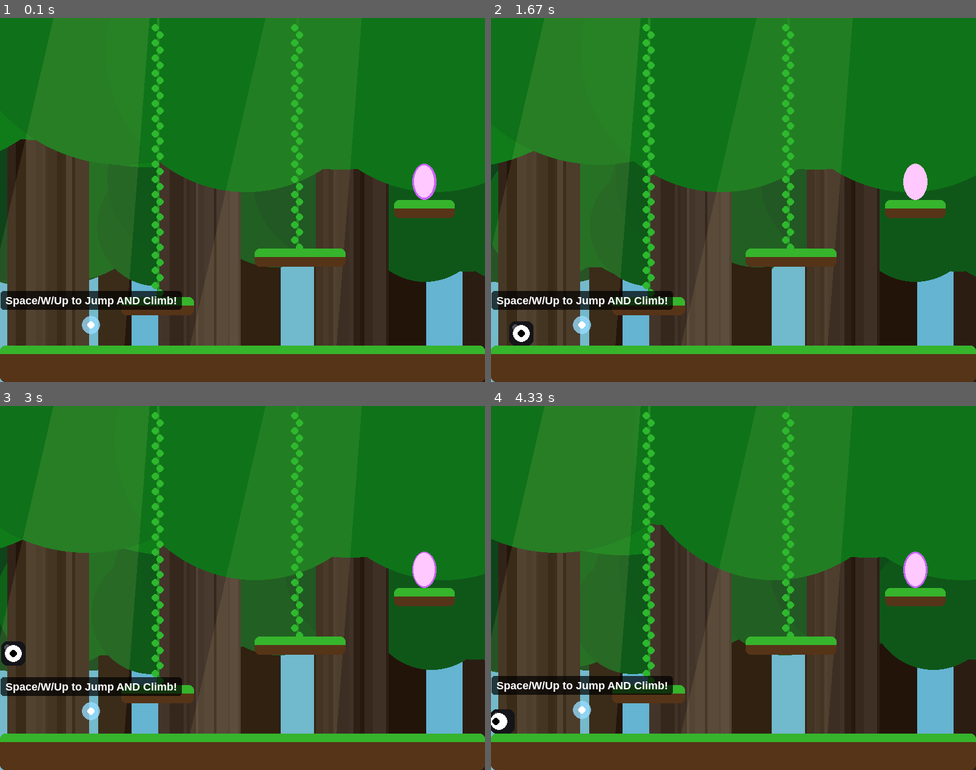
Above: before the commit, frames 1-4 (two rows, left to right).
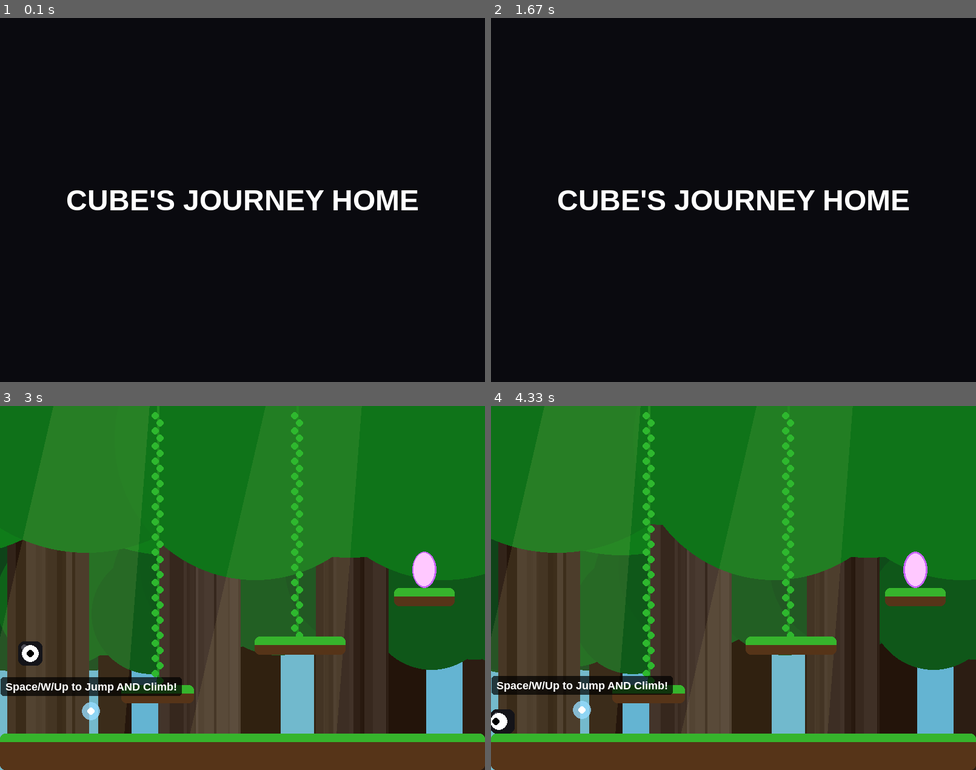
Above: after the commit, the same moments.

Repository: ClassicIdiot12/PYGAME-Vibe-Code
Game: pygame game, started from VIBE Coding.py
The game is run twice, just before and just after one commit, with the same random seed, the same clock (stepped at 60 frames per second) and the same inputs.
Inputs (mouse positions are in pixels of both pictures, inside the frame that each line leads up to):
- Up to frame 1 (0.1 s): no input
- Up to frame 2 (1.67 s): no input
- Up to frame 3 (3 s): hold R 1.83-2.37 s; hold Left 1.83-2.37 s; click (242, 591) at 2.45 s, where only the run after the commit has a clickable "PLAY"; tap Space at 2.73 s
- Up to frame 4 (4.33 s): hold Left 3.07-3.6 s; hold Left from 3.97 s (still down)

The runs differ from the first frame. In frame 1, 99% of the frame differs, in the area x 0-100%, y 0-100%; in frame 2, 99%; in frame 3, 0.5%; in frame 4, nothing differs.

Commit message:
Update VIBE Coding.py

Diff:
--- a/VIBE Coding.py
+++ b/VIBE Coding.py
@@ -15,11 +15,38 @@
 
 vec = pygame.math.Vector2
 font = pygame.font.SysFont('Arial', 18, bold=True)
-title_font = pygame.font.SysFont('Arial', 48, bold=True) # New font for the victory screen
+title_font = pygame.font.SysFont('Arial', 48, bold=True)
+btn_font = pygame.font.SysFont('Arial', 24, bold=True)
 
 env_colors = {
     "sky": (100, 180, 210), "dirt": (86, 52, 24), "grass": (54, 180, 44)
 }
+
+# --- UI Classes ---
+class Button:
+    def __init__(self, x, y, w, h, text):
+        self.rect = pygame.Rect(x, y, w, h)
+        self.text = text
+        self.color = (60, 60, 70)
+        self.hover_color = (100, 150, 255)
+
+    def draw(self, surface):
+        mouse_pos = pygame.mouse.get_pos()
+        is_hovered = self.rect.collidepoint(mouse_pos)
+        current_color = self.hover_color if is_hovered else self.color
+
+        pygame.draw.rect(surface, current_color, self.rect, border_radius=8)
+        pygame.draw.rect(surface, (30, 30, 35), self.rect.inflate(-6, -6), border_radius=6)
+
+        text_surf = btn_font.render(self.text, True, current_color if is_hovered else (200, 200, 200))
+        text_rect = text_surf.get_rect(center=self.rect.center)
+        surface.blit(text_surf, text_rect)
+
+    def is_clicked(self, event):
+        if event.type == pygame.MOUSEBUTTONDOWN and event.button == 1:
+            if self.rect.collidepoint(event.pos):
+                return True
+        return False
 
 # --- Visual Effects Classes ---
 class Particle:
@@ -380,6 +407,7 @@
 
         if self.is_climbing: self.acc.y = 0
 
+        # X-AXIS
         if keys[pygame.K_LEFT] or keys[pygame.K_a]: self.acc.x, input_dir.x = -self.ACCEL, -1
         if keys[pygame.K_RIGHT] or keys[pygame.K_d]: self.acc.x, input_dir.x = self.ACCEL, 1
 
@@ -396,6 +424,7 @@
         if self.pos.x < self.width / 2: self.pos.x, self.vel.x = self.width / 2, self.vel.x * -0.5
         elif self.pos.x > WIDTH - self.width / 2: self.pos.x, self.vel.x = WIDTH - self.width / 2, self.vel.x * -0.5
 
+        # Y-AXIS
         if keys[pygame.K_UP] or keys[pygame.K_w]: input_dir.y = -1
         if keys[pygame.K_DOWN] or keys[pygame.K_s]: input_dir.y = 1
 
@@ -411,7 +440,7 @@
         for hit in pygame.sprite.spritecollide(self, trampolines, False):
             if self.vel.y > 0 and self.rect.bottom <= hit.rect.centery + 15:
                 self.rect.bottom = hit.rect.top
-                self.vel.y = self.JUMP_POWER * 2.0
+                self.vel.y = self.JUMP_POWER * 2.0 # Extra boost for the boss!
                 self.is_climbing = False
             self.pos.y = self.rect.bottom
 
@@ -461,7 +490,6 @@
 player = Player()
 platforms, vines, hazards, trampolines, cannons, projectiles, npcs, portals, scenery = [pygame.sprite.Group() for _ in range(9)]
 boss_entity = None
-game_state = 'playing'
 
 def load_level(level_num):
     global boss_entity
@@ -520,6 +548,7 @@
         boss_entity = SpiderBoss(WIDTH//2, 20)
         player.spawn_point = vec(WIDTH//2, HEIGHT - 100)
 
+    # Syncing Partner's Levels!
     elif level_num == 7:
         env_colors.update({"sky": (150, 200, 250), "dirt": (200, 200, 220), "grass": (220, 220, 250)})
         platforms.add(Platform(0, HEIGHT - 60, 100, 60), Platform(WIDTH - 100, HEIGHT - 60, 100, 60))
@@ -554,13 +583,10 @@
 
     player.pos = vec(player.spawn_point)
 
-current_level = 1
-load_level(current_level)
-
+# --- Background Environment Globals ---
 light_surface = pygame.Surface((WIDTH, HEIGHT), pygame.SRCALPHA)
 pygame.draw.polygon(light_surface, (255, 240, 150, 25), [(100, -50), (250, -50), (200, HEIGHT), (-50, HEIGHT)])
 pygame.draw.polygon(light_surface, (255, 240, 150, 20), [(450, -50), (600, -50), (550, HEIGHT), (300, HEIGHT)])
-
 clouds = [Cloud() for _ in range(3)]
 bg_trees = [Tree(x, HEIGHT - 40, is_bg=True) for x in range(-50, WIDTH + 100, 120)]
 fg_trees = [Tree(x, HEIGHT - 40, is_bg=False) for x in range(80, WIDTH, 250)]
@@ -568,25 +594,120 @@
 stalactites = [Stalactite() for _ in range(10)]
 rock_tumblers = [RockTumbler() for _ in range(15)]
 
+# --- Game State Variables ---
+GAME_STATE = "SPLASH" # Includes: SPLASH, MENU, PLAYING, VICTORY
+current_level = 1
+splash_start_time = pygame.time.get_ticks()
+
+# Main Menu UI Setup
+btn_play = Button(WIDTH//2 - 100, HEIGHT//2 - 20, 200, 50, "PLAY")
+btn_levels = Button(WIDTH//2 - 100, HEIGHT//2 + 50, 200, 50, "LEVEL SELECT")
+btn_settings = Button(WIDTH//2 - 100, HEIGHT//2 + 120, 200, 50, "SETTINGS")
+menu_fade_alpha = 255
+menu_bg_timer = 0
+menu_scene_index = 0
+menu_scenes = [
+    {"sky": (100, 180, 210), "dirt": (86, 52, 24), "grass": (54, 180, 44)},   # Jungle
+    {"sky": (20, 20, 40), "dirt": (40, 30, 30), "grass": (20, 50, 40)},       # Cave Entrance
+    {"sky": (10, 10, 15), "dirt": (70, 70, 75), "grass": (50, 60, 50)}        # Deep Cave
+]
+
+load_level(current_level)
+
 # --- Main Game Loop ---
 running = True
 while running:
+    current_time = pygame.time.get_ticks()
+
+    # 1. EVENT HANDLING
     for event in pygame.event.get():
         if event.type == pygame.QUIT: running = False
-        if event.type == pygame.KEYDOWN:
-            if game_state == 'playing':
+
+        if GAME_STATE == "PLAYING":
+            if event.type == pygame.KEYDOWN:
                 if event.key in (pygame.K_SPACE, pygame.K_UP, pygame.K_w): player.jump(platforms, vines)
-            elif game_state == 'victory':
-                if event.key == pygame.K_r:  # Press R to restart
+
+        elif GAME_STATE == "MENU":
+            if btn_play.is_clicked(event):
+                GAME_STATE = "PLAYING"
+                current_level = 1
+                load_level(current_level)
+
+        elif GAME_STATE == "VICTORY":
+            if event.type == pygame.KEYDOWN:
+                if event.key == pygame.K_r:  # Press R to play again synced!
                     current_level = 1
-                    game_state = 'playing'
+                    GAME_STATE = 'PLAYING'
                     load_level(current_level)
 
-    if game_state == 'playing':
+    # 2. STATE LOGIC & DRAWING
+    if GAME_STATE == "SPLASH":
+        screen.fill((10, 10, 15))
+        title_surf = title_font.render("CUBE'S JOURNEY HOME", True, (255, 255, 255))
+        title_rect = title_surf.get_rect(center=(WIDTH//2, HEIGHT//2))
+        screen.blit(title_surf, title_rect)
+
+        if current_time - splash_start_time > 2000:
+            GAME_STATE = "MENU"
+            menu_bg_timer = current_time
+
+    elif GAME_STATE == "MENU":
+        if current_time - menu_bg_timer > 2000:
+            menu_bg_timer = current_time
+            menu_scene_index = (menu_scene_index + 1) % len(menu_scenes)
+            env_colors.update(menu_scenes[menu_scene_index])
+
+        screen.fill(env_colors["sky"])
+
+        if menu_scene_index == 0:
+            for cloud in clouds: cloud.update(); cloud.draw(screen)
+            for tree in bg_trees: tree.draw(screen)
+            for tree in fg_trees: tree.draw(screen)
+            screen.blit(light_surface, (0, 0))
+        elif menu_scene_index == 1:
+            pygame.draw.rect(screen, (10, 10, 15), (WIDTH//4, 0, WIDTH//2, HEIGHT))
+        else:
+            for bat in bats: bat.update(); bat.draw(screen)
+            for stalactite in stalactites: stalactite.update(); stalactite.draw(screen)
+            dim_light = pygame.Surface((WIDTH, HEIGHT), pygame.SRCALPHA)
+            dim_light.fill((50, 30, 10, 50))
+            screen.blit(dim_light, (0,0))
+
+        pygame.draw.rect(screen, env_colors["dirt"], (0, HEIGHT - 40, WIDTH, 40))
+        pygame.draw.rect(screen, env_colors["grass"], (0, HEIGHT - 40, WIDTH, 10))
+
+        player.rect.center = (WIDTH // 2, HEIGHT - 60)
+        mouse_x, mouse_y = pygame.mouse.get_pos()
+        dx, dy = mouse_x - player.rect.centerx, mouse_y - player.rect.centery
+        dist = math.hypot(dx, dy)
+        if dist > 0:
+            player.look_dir = vec(dx/dist, dy/dist)
+        player.draw(screen)
+
+        overlay = pygame.Surface((WIDTH, HEIGHT), pygame.SRCALPHA)
+        overlay.fill((0, 0, 0, 100))
+        screen.blit(overlay, (0, 0))
+
+        title_surf = title_font.render("CUBE'S JOURNEY HOME", True, (255, 255, 255))
+        title_rect = title_surf.get_rect(center=(WIDTH//2, HEIGHT//4))
+        screen.blit(title_surf, title_rect)
+
+        btn_play.draw(screen)
+        btn_levels.draw(screen)
+        btn_settings.draw(screen)
+
+        if menu_fade_alpha > 0:
+            fade_surf = pygame.Surface((WIDTH, HEIGHT))
+            fade_surf.fill((10, 10, 15))
+            fade_surf.set_alpha(menu_fade_alpha)
+            screen.blit(fade_surf, (0, 0))
+            menu_fade_alpha = max(0, menu_fade_alpha - 5)
+
+    elif GAME_STATE == "PLAYING":
         if pygame.sprite.spritecollide(player, portals, False) and player.state == 'alive':
             current_level += 1
-            if current_level > 9:
-                game_state = 'victory'
+            if current_level > 9: # Updated to trigger Victory after level 9!
+                GAME_STATE = "VICTORY"
             else:
                 load_level(current_level)
 
@@ -600,8 +721,7 @@
         if boss_entity: boss_entity.update(hazards)
         for npc in npcs: npc.update()
 
-    # --- DRAWING ---
-    if game_state == 'playing':
+        # Updated drawing logic to account for the new levels!
         screen.fill(env_colors["sky"])
 
         if current_level < 5 or current_level > 6:
@@ -636,16 +756,14 @@
 
         player.draw(screen)
 
-    elif game_state == 'victory':
-        # Draw the victory screen
-        screen.fill((255, 215, 0)) # Golden celebration background
-
-        # Render Texts
+    elif GAME_STATE == "VICTORY":
+        # The Golden Celebration screen!
+        screen.fill((255, 215, 0))
+
         title_text = title_font.render("VICTORY!", True, (255, 255, 255))
         subtitle_text = font.render("Cube has finally returned home!", True, (0, 0, 0))
         restart_text = font.render("Press 'R' to play again", True, (50, 50, 50))
 
-        # Draw Texts
         screen.blit(title_text, title_text.get_rect(center=(WIDTH//2, HEIGHT//2 - 50)))
         screen.blit(subtitle_text, subtitle_text.get_rect(center=(WIDTH//2, HEIGHT//2 + 10)))
         screen.blit(restart_text, restart_text.get_rect(center=(WIDTH//2, HEIGHT//2 + 50)))
@@ -654,5 +772,4 @@
     clock.tick(FPS)
 
 pygame.quit()
-
 sys.exit()
